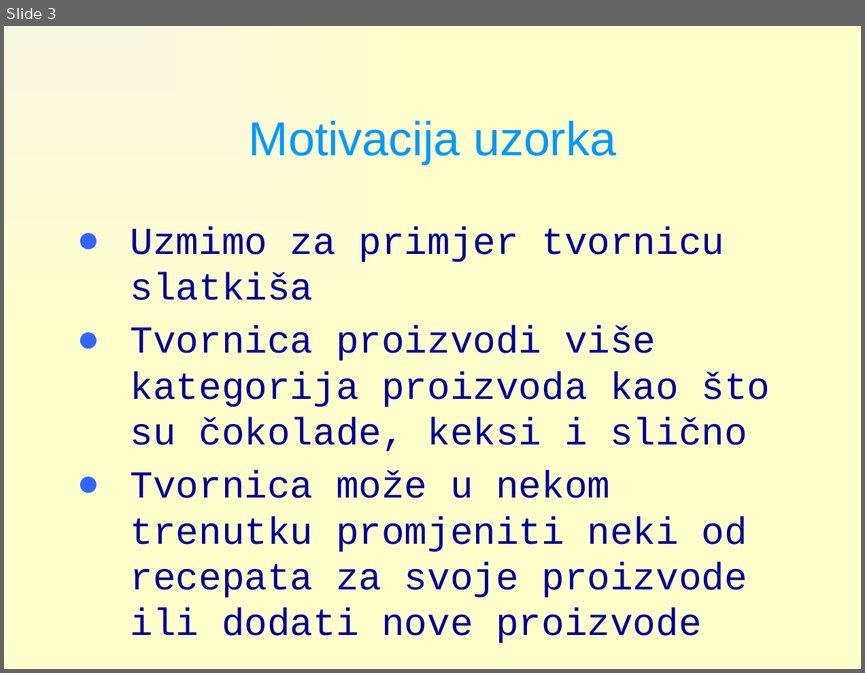
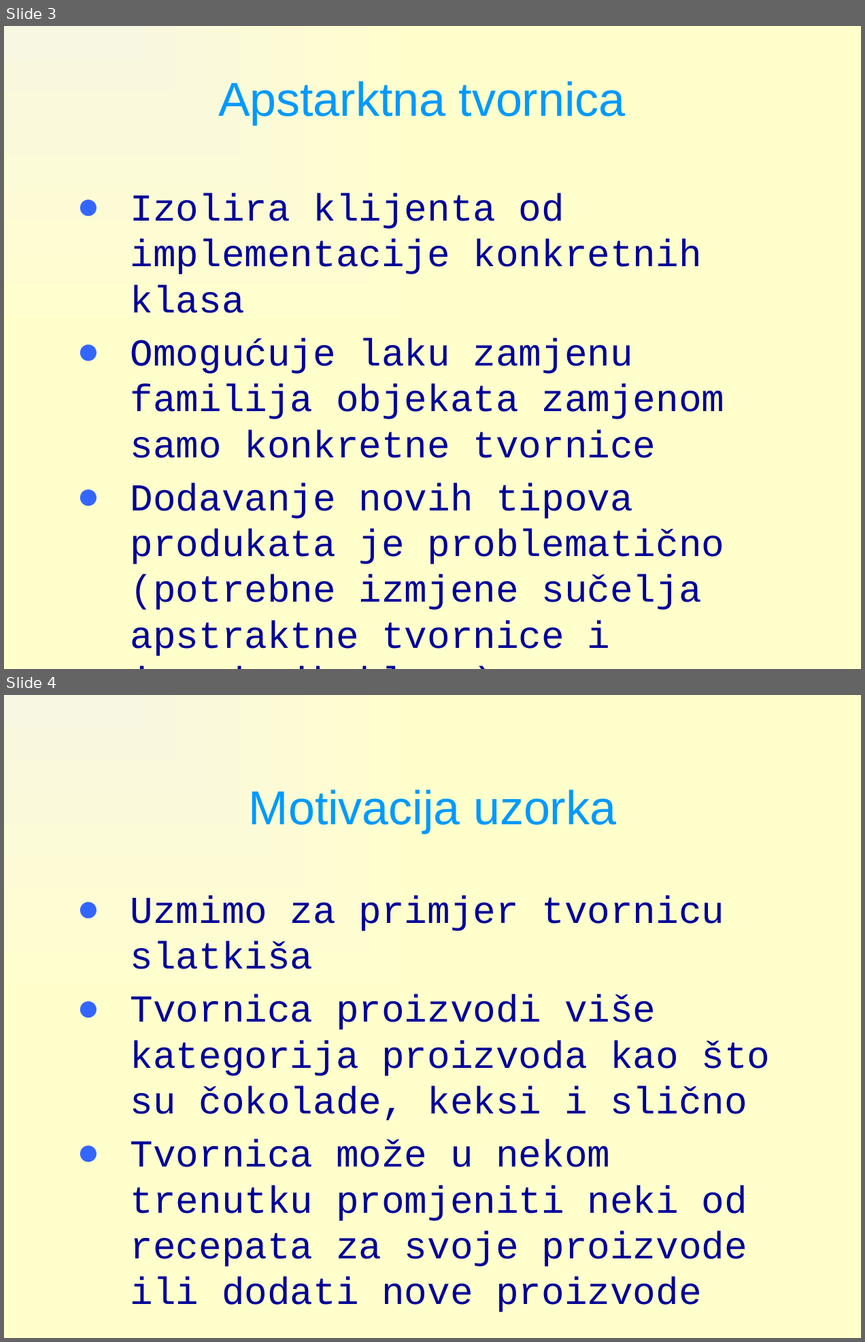
Before and after one commit to dejan-barusic/OOM-Abstract-Factory, a slide deck: Abstract Factory DB.pptx. Shown one above the other, each under a label of ours: slide 3 before the commit, slides 3 and 4 after it. The pictures are 865x673 and 865x1342 pixels, drawn with LibreOffice and Linux fonts; fonts in the diff are those of the drawing. Boxes give left, top, right and bottom in pixels: in the first picture for what was removed or moved away, otherwise in the second. Text is boxed around its words. In the diff, an @@ line names an element or a change of style, - is before the commit and + after.

```diff
--- a/Abstract Factory DB.pptx
+++ b/Abstract Factory DB.pptx
@@ slide 3 added at [4, 26, 861, 669], background gradient #F8F7E1 to #FFFFCC @@
@@ title added at [218, 81, 626, 125], 40 pt, text #0099FF @@
+Apstarktna tvornica
@@ text added at [130, 193, 724, 656], 32 pt, text #000099 @@
+● Izolira klijenta od implementacije konkretnih klasa
+● Omogućuje laku zamjenu familija objekata zamjenom samo konkretne tvornice
+● Dodavanje novih tipova produkata je problematično (potrebne izmjene sučelja apstraktne tvornice i izvedenih klasa)
@@ what was slide 3 is now slide 4 @@
```
Also in this commit, not shown: 1 slide changed, 1 other slide added.
